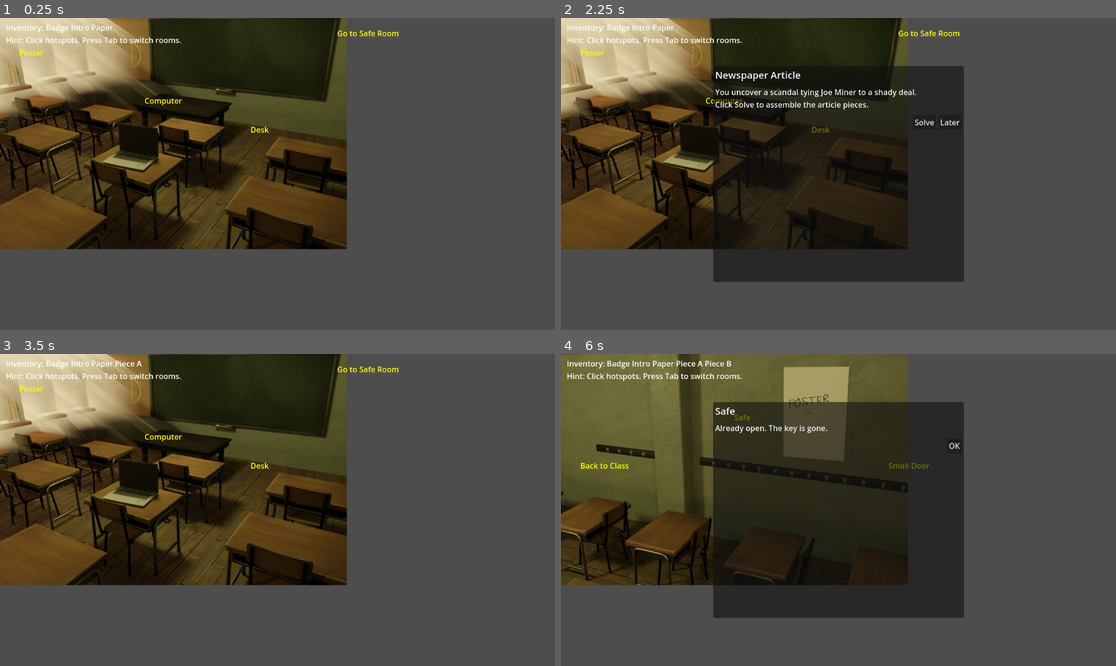
Above: before the commit, frames 1-4 (two rows, left to right).
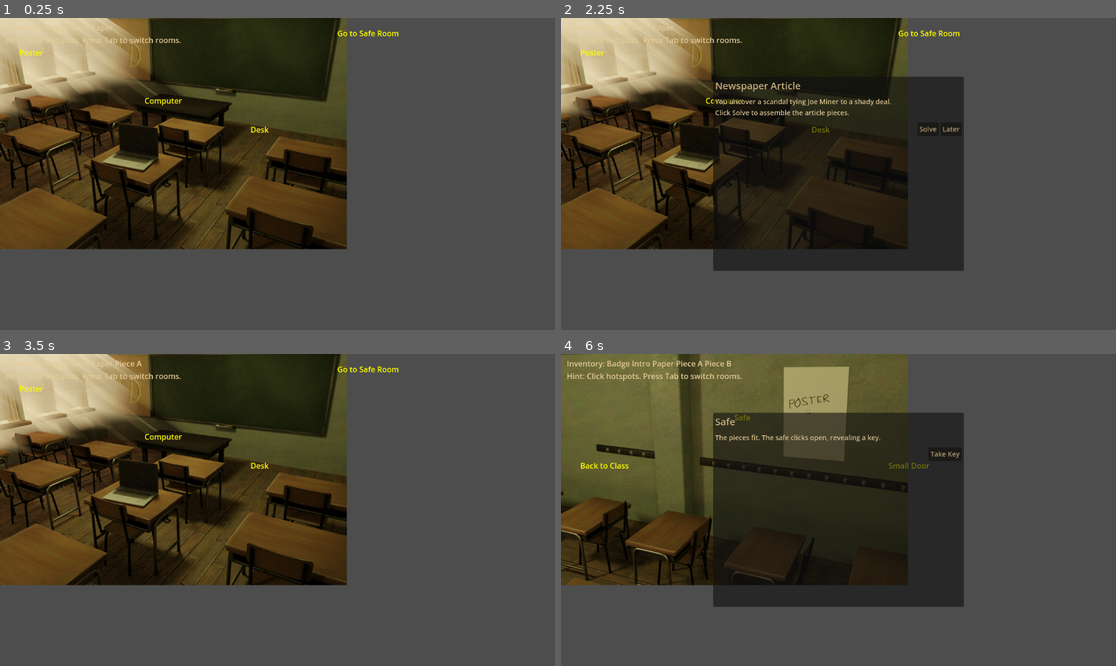
Above: after the commit, the same moments.

Repository: Harsh-Aaryan/game-jam
Game: Godot game, scene res://Main.tscn
Two runs of this game, one before a commit and one after it. Both use one fixed random seed, a clock stepped at 60 frames per second and the inputs below.
Inputs (mouse positions are in pixels of both pictures, inside the frame that each line leads up to):
- Up to frame 1 (0.25 s): no input
- Up to frame 2 (2.25 s): tap Enter at 0.5 s; move the mouse to (616, 71) at 0.52 s; click (616, 71) at 0.67 s; click "OK" at 1.25 s; tap Space at 2 s; move the mouse to (744, 117) at 2.02 s; click (744, 117) at 2.17 s
- Up to frame 3 (3.5 s): click "Solve" at 2.75 s
- Up to frame 4 (6 s): tap Enter at 3.5, 5.75 s; move the mouse to (855, 485) at 3.52 s; click (855, 485) at 3.67 s; click "OK" at 4.25 s; tap Space at 5 s; move the mouse to (927, 391) at 5.02 s; click (927, 391) at 5.17 s; move the mouse to (777, 453) at 5.77 s; click (777, 453) at 5.92 s

The runs differ from the first frame. In frame 1, 0.4% of the frame differs, in the area x 1-33%, y 2-9%; in frame 2, 4.0%; in frame 3, 0.4%; in frame 4, 4.2%, in the area x 1-73%, y 2-85%.

Commit message:
updated comments

Diff:
--- a/new-game-project/Main.gd
+++ b/new-game-project/Main.gd
@@ -1,5 +1,6 @@
 extends Node2D
 
+# UI node references for popup dialogs and inventory display
 @onready var background: Sprite2D = $Background
 @onready var ui_layer: CanvasLayer = $UI
 @onready var info_label: Label = $UI/Info
@@ -10,6 +11,7 @@
 @onready var popup_button_primary: Button = $UI/Popup/Margin/VBox/Buttons/Primary
 @onready var popup_button_secondary: Button = $UI/Popup/Margin/VBox/Buttons/Secondary
 
+# Background image paths for each location
 const ASSET_PATHS := {
 	"location1": "res://assets/location1.png",
 	"location2": "res://assets/location2.png",
@@ -17,18 +19,23 @@
 	#"computer_screen": "res://assets/computerscreen-f.png",
 }
 
+# Array to track clickable hotspot areas
 var hotspots: Array[Area2D] = []
 
+# Initialize game - set starting location and custom cursor
 func _ready():
 	_set_location(GameState.current_location)
 	var cursor = load("res://assets/cursor.png")
 	Input.set_custom_mouse_cursor(cursor, Input.CURSOR_ARROW, Vector2(0,16))
-
+	_apply_old_font_style()
+
+# Remove all clickable hotspot areas when changing rooms
 func _clear_hotspots():
 	for h in hotspots:
 		h.queue_free()
 	hotspots.clear()
 
+# Clear any text labels added to the room
 func _clear_room_text() -> void:
 	for child in get_children():
 		if child is Label or child is RichTextLabel:
@@ -37,6 +44,7 @@
 	if info_label:
 		info_label.text = ""
 
+# Switch to a different location/room
 func _set_location(loc: String) -> void:
 	_clear_hotspots()
 	_clear_room_text()
@@ -45,6 +53,7 @@
 	_update_hotspots_for_location(loc)
 
 
+# Load and display background image for current location
 func _update_background(loc: String) -> void:
 	var path: String = ASSET_PATHS.get(loc, "")
 	if path != "" and ResourceLoader.exists(path):
@@ -56,7 +65,7 @@
 		background.texture = null
 	info_label.text = _make_info_text()
 
-
+# Build inventory display text showing collected items
 func _make_info_text() -> String:
 	var lines := []
 	lines.append("Inventory: ")
@@ -68,6 +77,7 @@
 	lines.append("\nHint: Click hotspots. Press Tab to switch rooms.")
 	return "".join(lines)
 
+# Handle keyboard input - Tab key cycles through rooms for testing
 func _input(event: InputEvent) -> void:
 	if event.is_action_pressed("ui_focus_next"):
 		# Tab key switches rooms for testing
@@ -78,6 +88,7 @@
 		else:
 			_set_location("location1")
 
+# Create a clickable hotspot area with label and cursor changes
 func _add_hotspot(rect: Rect2, label: String, on_press: Callable) -> void:
 	var area := Area2D.new()
 	var cs := CollisionShape2D.new()
@@ -88,13 +99,15 @@
 	area.position = Vector2.ZERO
 	area.add_child(cs)
 	add_child(area)
+
+	# Create yellow label for the hotspot
 	var l := Label.new()
 	l.text = label
 	l.position = rect.position
 	l.modulate = Color(1,1,0)
 	add_child(l)
 
-	#Change cursor on interactable
+	# Change cursor when hovering over interactable areas
 	var finger_cursor = preload("res://assets/cursor.png")
 	var eye_cursor = preload("res://assets/interact.png")
 	area.mouse_entered.connect(func():
@@ -103,43 +116,45 @@
 	area.mouse_exited.connect(func():
 		Input.set_custom_mouse_cursor(finger_cursor, Input.CURSOR_ARROW, Vector2(6, 28))
 	)
+
+	# Handle left-click on hotspot
 	area.input_event.connect(func(_viewport, e, _shape_idx):
 		if e is InputEventMouseButton and e.pressed and e.button_index == MOUSE_BUTTON_LEFT:
 			on_press.call()
 		)
 
-	area.input_event.connect(func(_viewport, e, _shape_idx):
-		if e is InputEventMouseButton and e.pressed and e.button_index == MOUSE_BUTTON_LEFT:
-			on_press.call())
+	# Store references for cleanup
 	hotspots.append(area)
 	hotspots.append(l)
 
 
+# Set up clickable hotspots for each room/location
 func _update_hotspots_for_location(loc: String) -> void:
 	_clear_hotspots()
 	match loc:
-		"location1":
+		"location1": # Classroom - Poster, Computer, Desk, door to Safe Room
 			_add_hotspot(Rect2(40, 60, 140, 100), "Poster", func(): _on_poster())
 			_add_hotspot(Rect2(300, 160, 160, 90), "Computer", func(): _on_computer())
 			_add_hotspot(Rect2(520, 220, 180, 100), "Desk", func(): _on_desk())
 			_add_hotspot(Rect2(700, 20, 120, 120), "Go to Safe Room", func(): _set_location("location2"))
-		"location2":
+		"location2": # Safe Room - Safe, doors back to Class and to Closet
 			_add_hotspot(Rect2(360, 120, 180, 180), "Safe", func(): _on_safe())
 			_add_hotspot(Rect2(40, 220, 140, 100), "Back to Class", func(): _set_location("location1"))
 			_add_hotspot(Rect2(680, 220, 140, 100), "Small Door", func(): _set_location("location3"))
-		"location3":
+		"location3": # Closet - Closet/Mirror, door back to Safe Room
 			_add_hotspot(Rect2(320, 120, 200, 220), "Closet", func(): _on_closet())
 			_add_hotspot(Rect2(40, 220, 140, 100), "Back to Safe Room", func(): _set_location("location2"))
 		#"computer_screen":
 			#_add_hotspot(Rect2(40, 220, 140, 100), "Back", func(): _set_location("location1"))
 
+# Show missing poster with the date needed for computer password
 func _on_poster():
-	# Show missing poster with date for password
 	_show_text_dialog("Missing Poster",
 		"Missing: Joe Miner. Went missing on 2013-09-17.\nPassword hint: The date (YYYY-MM-DD).",
 		"OK",
 		func(): popup.hide())
 
+# Handle computer interaction - login then puzzle
 func _on_computer():
 	if not GameState.computer_unlocked:
 		_show_input_dialog(
@@ -172,6 +187,7 @@
 			"OK",
 			func(): popup.hide())
 
+# Check computer password and unlock if correct
 func _attempt_login() -> void:
 	if popup_line.text.strip_edges() == "2013-09-17":
 		GameState.computer_unlocked = true
@@ -181,6 +197,7 @@
 	else:
 		popup_body.text = "Incorrect. Try again."
 
+# Search desk for puzzle piece and identity clues
 func _on_desk():
 	if not GameState.desk_checked:
 		GameState.desk_checked = true
@@ -195,6 +212,7 @@
 			"OK",
 			func(): popup.hide())
 
+# Try to open safe with puzzle pieces
 func _on_safe():
 	if GameState.safe_opened:
 		_show_text_dialog("Safe", "Already open. The key is gone.", "OK", func(): popup.hide())
@@ -212,6 +230,7 @@
 			"OK",
 			func(): popup.hide())
 
+# Open closet with key to reach the ending
 func _on_closet():
 	if not GameState.has_key:
 		_show_text_dialog("Closet",
@@ -230,19 +249,21 @@
 	else:
 		_end_game()
 
+# Show ending dialog with restart/quit options
 func _end_game():
 	if not GameState.game_over:
 		GameState.game_over = true
-		_show_text_dialog("The End",
-			"You recognize yourself in the mirror. You were Joe Miner, hidden behind a new identity.",
-			"Restart",
-			func():
-				GameState.reset()
-				_set_location(GameState.current_location)
-				popup.hide(),
-			"Quit",
-			func(): get_tree().quit())
-
+	_show_text_dialog("The End",
+		"You recognize yourself in the mirror. You were Joe Miner, hidden behind a new identity.",
+		"Restart",
+		func():
+			GameState.reset()
+			_set_location(GameState.current_location)
+			popup.hide(),
+		"Quit",
+		func(): get_tree().quit())
+
+# Show popup dialog with title, message, and buttons
 func _show_text_dialog(title: String, body: String, primary_text: String, primary_cb: Callable, secondary_text: String = "", secondary_cb: Callable = Callable()):
 	popup_title.text = title
 	popup_body.text = body
@@ -257,6 +278,7 @@
 		popup_button_secondary.visible = false
 	popup.popup_centered()
 
+# Show popup dialog with text input field for passwords
 func _show_input_dialog(title: String, body: String, primary_text: String, primary_cb: Callable, secondary_text: String, secondary_cb: Callable):
 	popup_title.text = title
 	popup_body.text = body
@@ -268,3 +290,27 @@
 	popup_button_secondary.visible = true
 	popup_button_secondary.pressed.connect(secondary_cb, Object.CONNECT_ONE_SHOT)
 	popup.popup_centered()
+
+# Apply old-timey font styling to UI elements
+func _apply_old_font_style():
+	# Create a custom font with old-timey characteristics
+	var font = ThemeDB.fallback_font
+	if font:
+		# Apply to all UI labels and buttons
+		info_label.add_theme_font_size_override("font_size", 16)
+		info_label.modulate = Color(0.9, 0.8, 0.6) # Sepia tone
+
+		popup_title.add_theme_font_size_override("font_size", 20)
+		popup_title.modulate = Color(0.8, 0.7, 0.5)
+
+		popup_body.add_theme_font_size_override("font_size", 14)
+		popup_body.modulate = Color(0.9, 0.8, 0.6)
+
+		popup_line.add_theme_font_size_override("font_size", 14)
+		popup_line.modulate = Color(0.9, 0.8, 0.6)
+
+		popup_button_primary.add_theme_font_size_override("font_size", 14)
+		popup_button_primary.modulate = Color(0.8, 0.7, 0.5)
+
+		popup_button_secondary.add_theme_font_size_override("font_size", 14)
+		popup_button_secondary.modulate = Color(0.8, 0.7, 0.5)
--- a/new-game-project/Main.tscn
+++ b/new-game-project/Main.tscn
@@ -16,6 +16,7 @@
 offset_right = 600.0
 offset_bottom = 64.0
 text = "Inventory: "
+theme_override_font_sizes/font_size = 14
 
 [node name="Popup" type="PopupPanel" parent="UI"]
 size = Vector2i(520, 300)
@@ -32,17 +33,19 @@
 
 [node name="Title" type="Label" parent="UI/Popup/Margin/VBox"]
 layout_mode = 2
-theme_override_font_sizes/font_size = 20
+theme_override_font_sizes/font_size = 18
 text = "Title"
 
 [node name="Body" type="Label" parent="UI/Popup/Margin/VBox"]
 layout_mode = 2
+theme_override_font_sizes/font_size = 14
 text = "Body"
 autowrap_mode = 2
 
 [node name="Line" type="LineEdit" parent="UI/Popup/Margin/VBox"]
 visible = false
 layout_mode = 2
+theme_override_font_sizes/font_size = 14
 
 [node name="Buttons" type="HBoxContainer" parent="UI/Popup/Margin/VBox"]
 layout_mode = 2
@@ -50,8 +53,10 @@
 
 [node name="Primary" type="Button" parent="UI/Popup/Margin/VBox/Buttons"]
 layout_mode = 2
+theme_override_font_sizes/font_size = 14
 text = "OK"
 
 [node name="Secondary" type="Button" parent="UI/Popup/Margin/VBox/Buttons"]
 layout_mode = 2
+theme_override_font_sizes/font_size = 14
 text = "Cancel"
Not shown, added: new-game-project/assets/safe1-f.png.import
Not shown, added: new-game-project/assets/safe2-f.png.import
Not shown, added: new-game-project/assets/safe3-f.png.import
Not shown, added: new-game-project/assets/safe4-f.png.import
Not shown, added: new-game-project/assets/safe5-f.png.import
Not shown, added: new-game-project/assets/safe6-f.png.import
